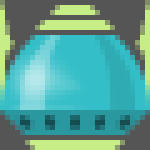
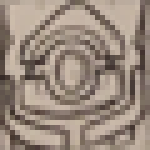
The second 150 × 150 image is a revision of the first. Changes to its layers:
added group "Group 9" with 1 layers above "face" over (x1=0, y1=0, x2=150, y2=150)
added layer "Layer 17" in group "Group 9" over (x1=0, y1=0, x2=150, y2=150)
hid group "mushvroom" (16 layers) over (x1=0, y1=0, x2=150, y2=150)
